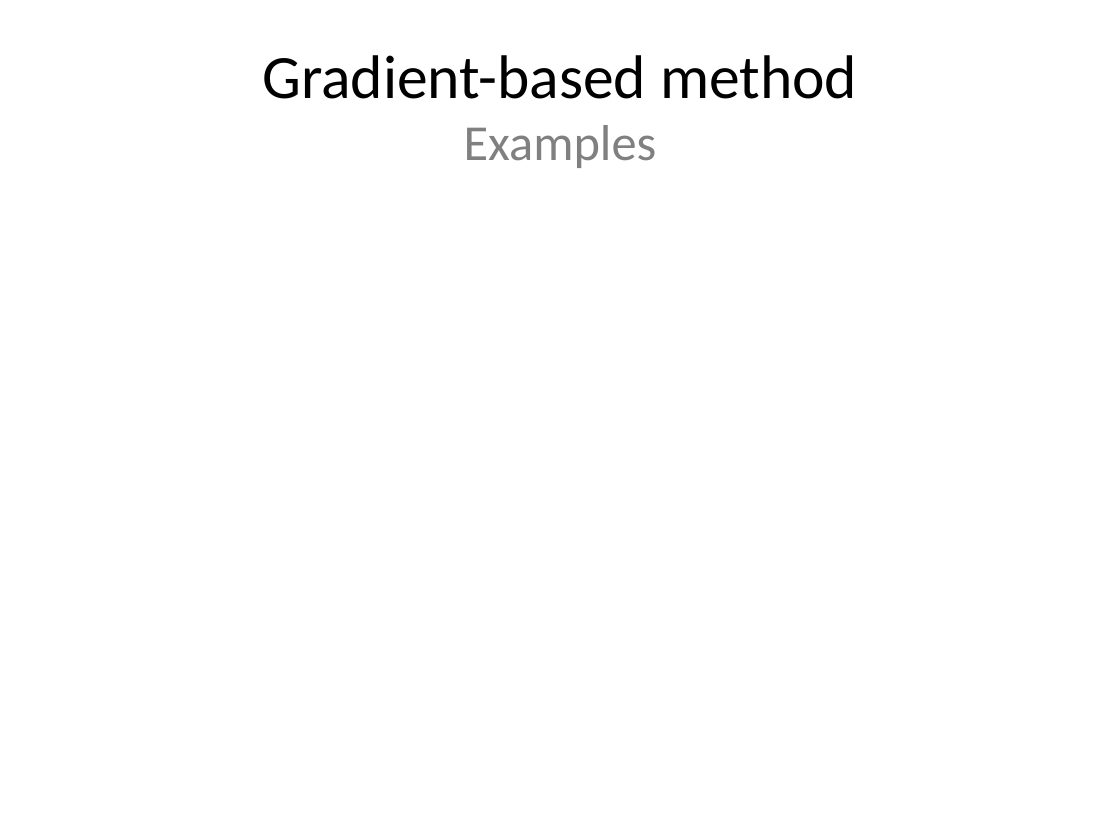
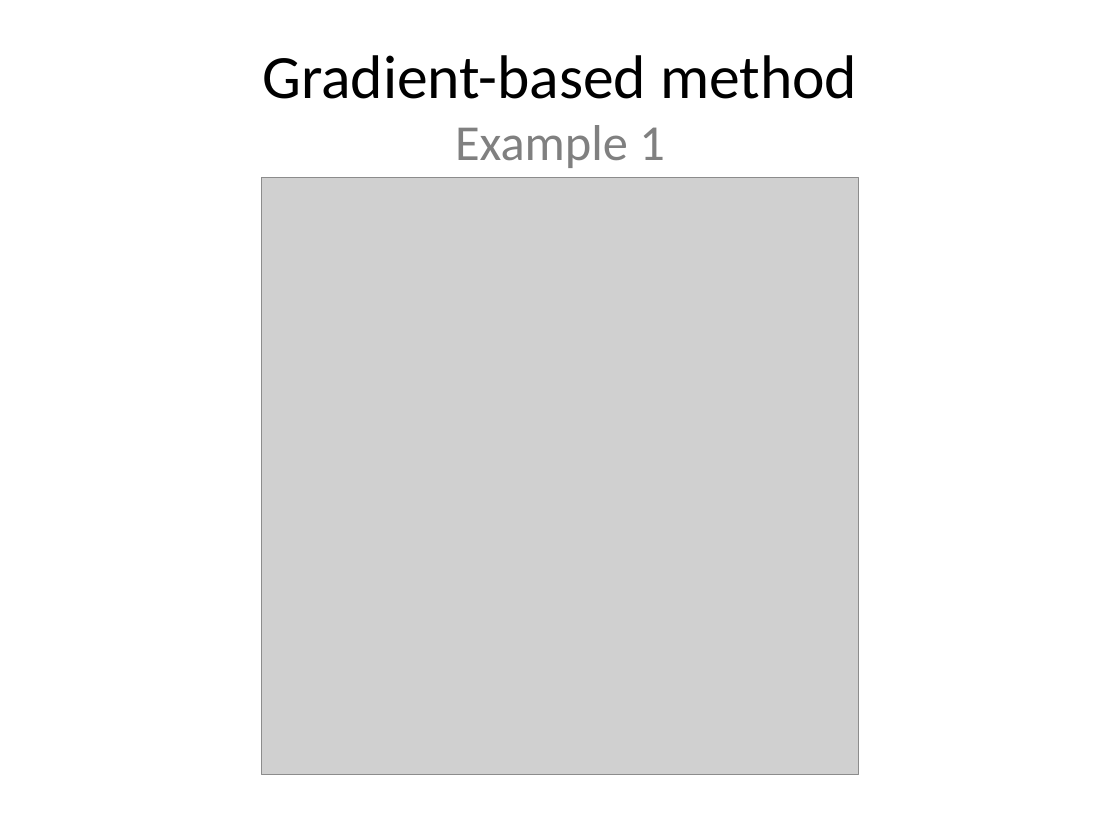
Before and after one commit to leoninnovate/6.344-Project, a slide deck: slide 9 of docs/presentation/presentation.pptx (slide 5 before the commit). Drawn at 1120x840 pixels with LibreOffice and Linux fonts; fonts in the diff are those of the drawing; grey boxes stand for pictures. Boxes give left, top, right and bottom in pixels: in the first picture for what was removed or moved away, otherwise in the second. Text is boxed around its words. In the diff, an @@ line names an element or a change of style, - is before the commit and + after.

```diff
--- a/docs/presentation/presentation.pptx
+++ b/docs/presentation/presentation.pptx
@@ title at [262, 55, 857, 168]: text changed @@
-Gradient-based method
-Examples
+Gradient-based method
+Example 1
@@ picture added at [261, 177, 858, 774] @@
```
Also in this commit, not shown: 2 other slides changed, 19 slides added, 1 slide removed, 5 other files.
